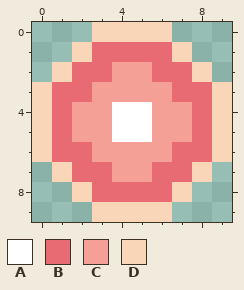
Two versions of one pixel-art file, data/img/spell.aseprite. Above is the file before it was changed.
10x10 pixels, 1 frame.
Palette (. is transparent): A #ffffff  B #e86a73  C #f5a097  D #fad6b8
Pixels before, first column x 0:
 0 ...DDDD...
 1 ..DBBBBD..
 2 .DBBCCBBD.
 3 DBBCCCCBBD
 4 DBCCAACCBD
 5 DBCCAACCBD
 6 DBBCCCCBBD
 7 .DBBCCBBD.
 8 ..DBBBBD..
 9 ...DDDD...
Now the later version:
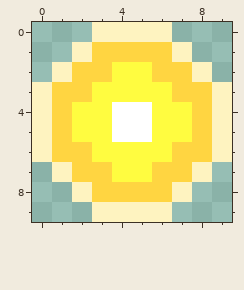
Diff:
Colour B changes from #e86a73 to #ffd541.
Colour C changes from #f5a097 to #fffc40.
Colour D changes from #fad6b8 to #fef3c0.
